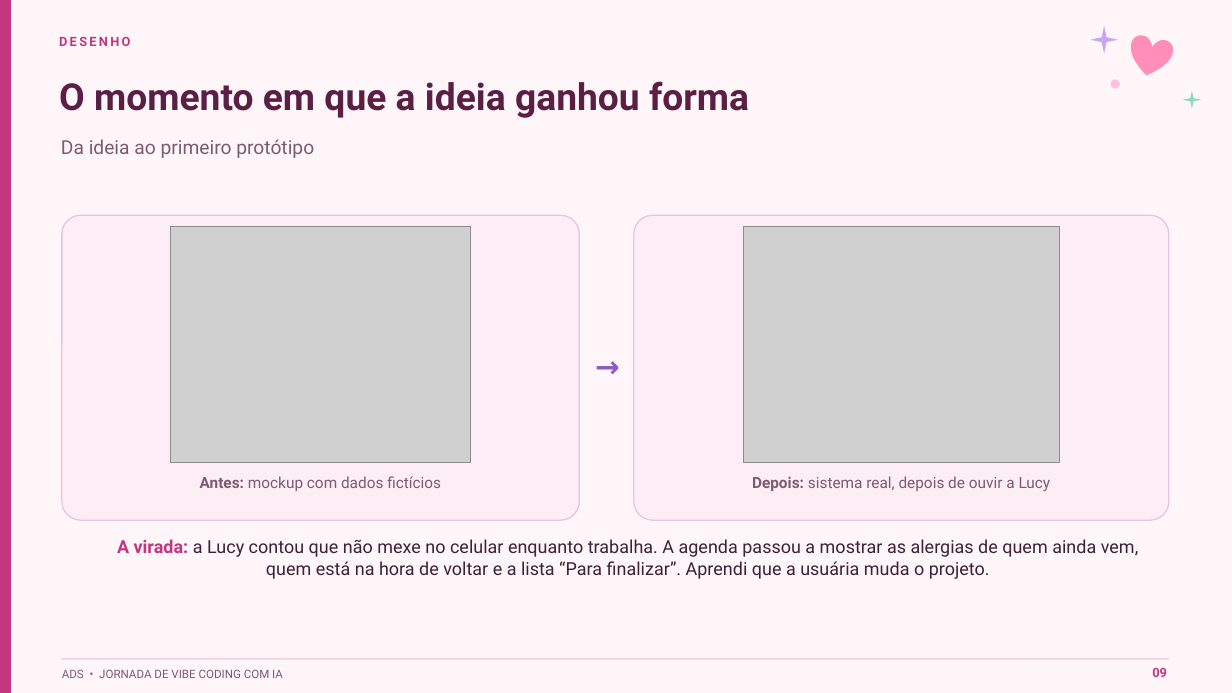
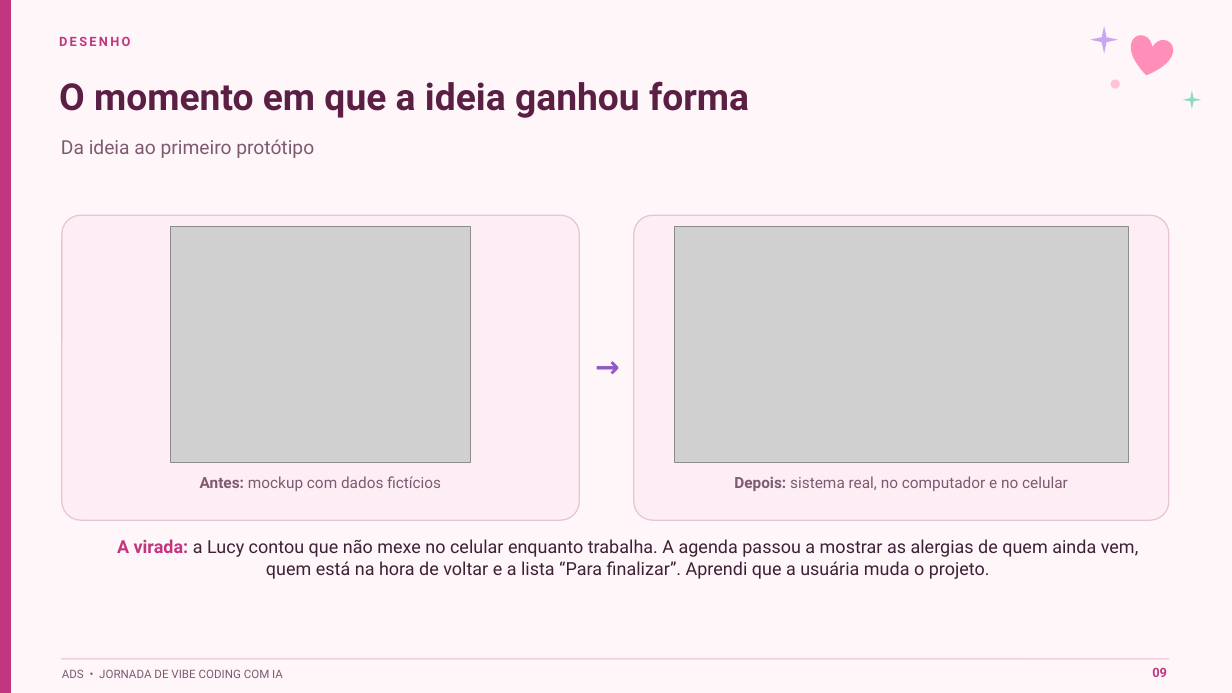
Before and after one commit to plmandreza/salao-lucy, a slide deck: slide 9 of 10 - Apresentacao/Apresentacao_Lucy_Cabeleireira.pptx. Drawn at 1232x693 pixels with LibreOffice and Linux fonts; fonts in the diff are those of the drawing; grey boxes stand for pictures. Boxes give left, top, right and bottom in pixels: in the first picture for what was removed or moved away, otherwise in the second. Text is boxed around its words. In the diff, an @@ line names an element or a change of style, - is before the commit and + after.

Commit message:
Prints só com a tela do sistema

```diff
--- a/10 - Apresentacao/Apresentacao_Lucy_Cabeleireira.pptx
+++ b/10 - Apresentacao/Apresentacao_Lucy_Cabeleireira.pptx
@@ picture: place and size @@
-picture at bbox=[743, 226, 1059, 463]
+picture at bbox=[675, 226, 1128, 463]
@@ text at bbox=[734, 476, 1068, 491]: text changed @@
-Depois: sistema real, depois de ouvir a Lucy
+Depois: sistema real, no computador e no celular
```
Also in this commit, not shown: 5 other slides changed, 5 other files.
